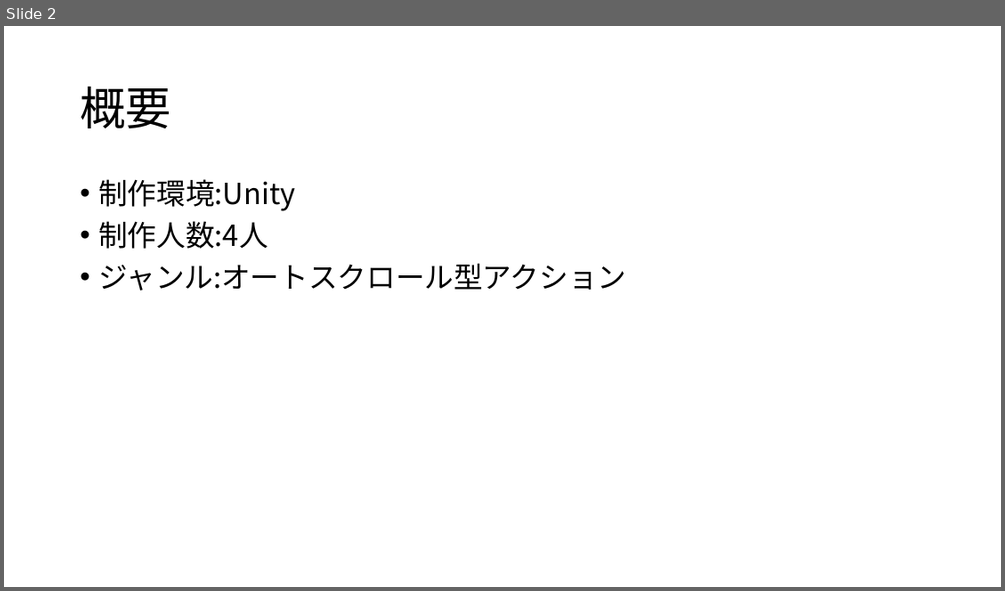
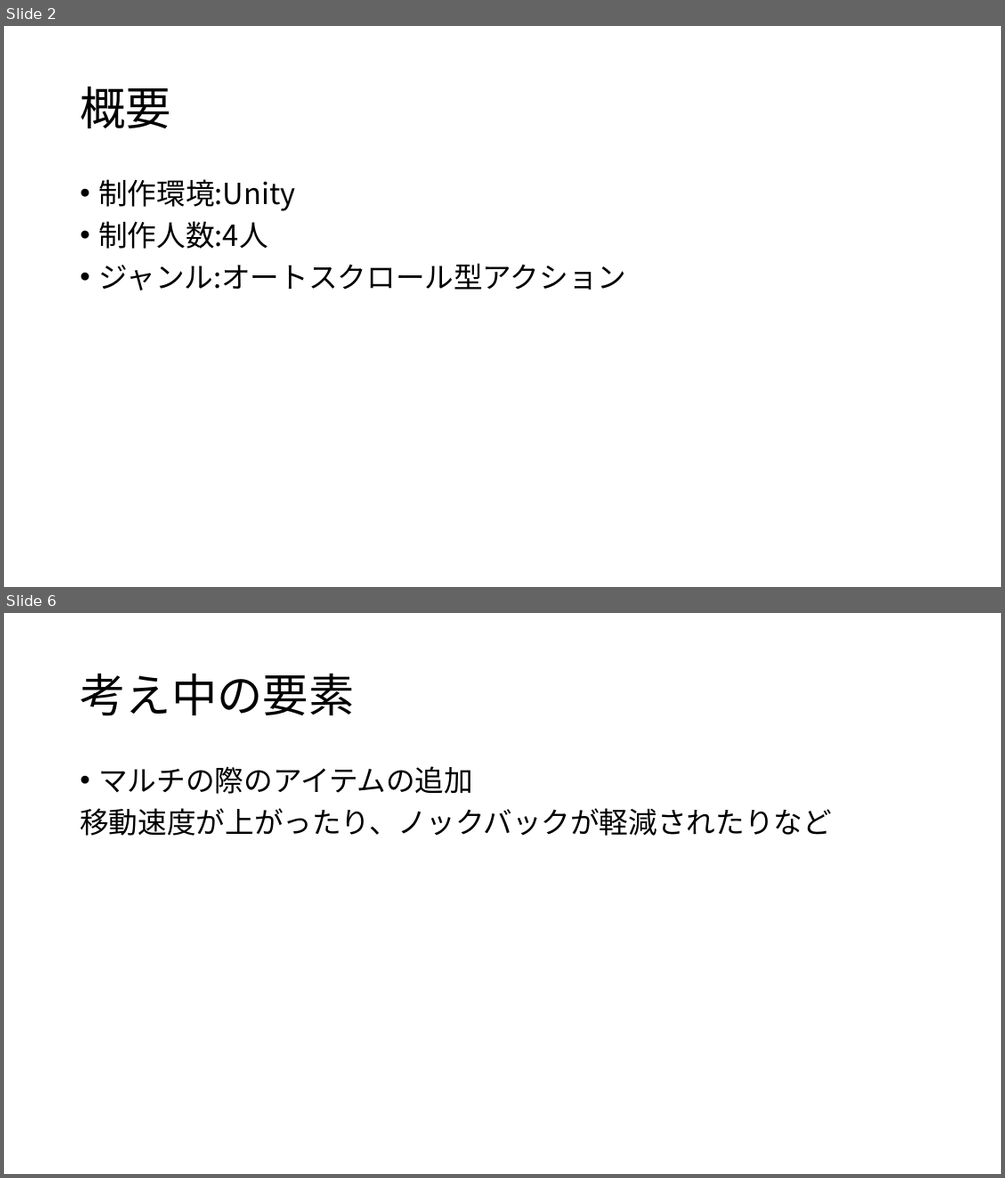
Before and after one commit to Hyde306/UniMan, a slide deck: チーム制作.pptx. Shown one above the other, each under a label of ours: slide 2 before the commit, slides 2 and 6 after it; the slides between them are not shown. The pictures are 1005x591 and 1005x1178 pixels, drawn with LibreOffice and Linux fonts; fonts in the diff are those of the drawing. Boxes give left, top, right and bottom in pixels: in the first picture for what was removed or moved away, otherwise in the second. Text is boxed around its words. In the diff, an @@ line names an element or a change of style, - is before the commit and + after.

```diff
--- a/チーム制作.pptx
+++ b/チーム制作.pptx
@@ slide 6 added at bbox=[4, 613, 1001, 1174], background #FFFFFF @@
@@ title added at bbox=[80, 673, 354, 716], 44 pt, text #000000 @@
+考え中の要素
@@ text added at bbox=[80, 766, 832, 835], 28 pt, text #000000 @@
+• マルチの際のアイテムの追加
+移動速度が上がったり、ノックバックが軽減されたりなど
```
Also in this commit, not shown: 3 slides changed, 1 slide removed, 1 other file.
